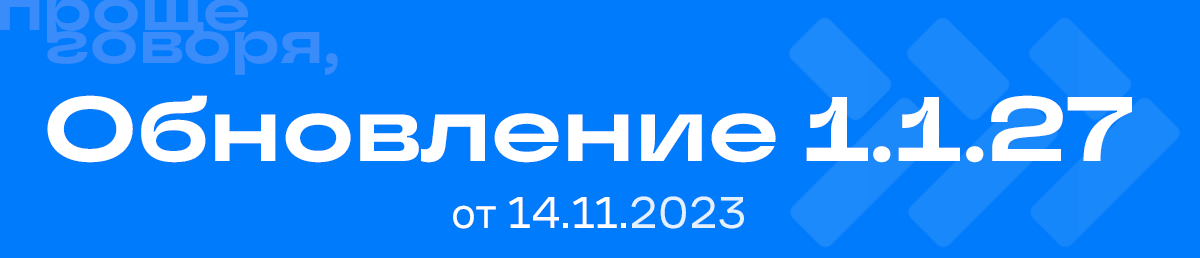
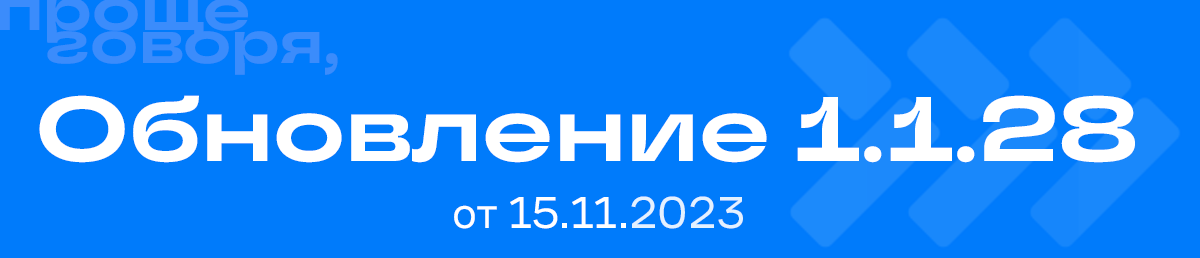
The second 1200×258 image is a revision of the first. Changes to its layers:
renamed "Обновление 1.1.27" to "Обновление 1.1.28", painted on it over [39, 95, 1135, 163]
renamed "от 14.11.2023" to "от 15.11.2023", painted on it over [453, 196, 744, 229]
